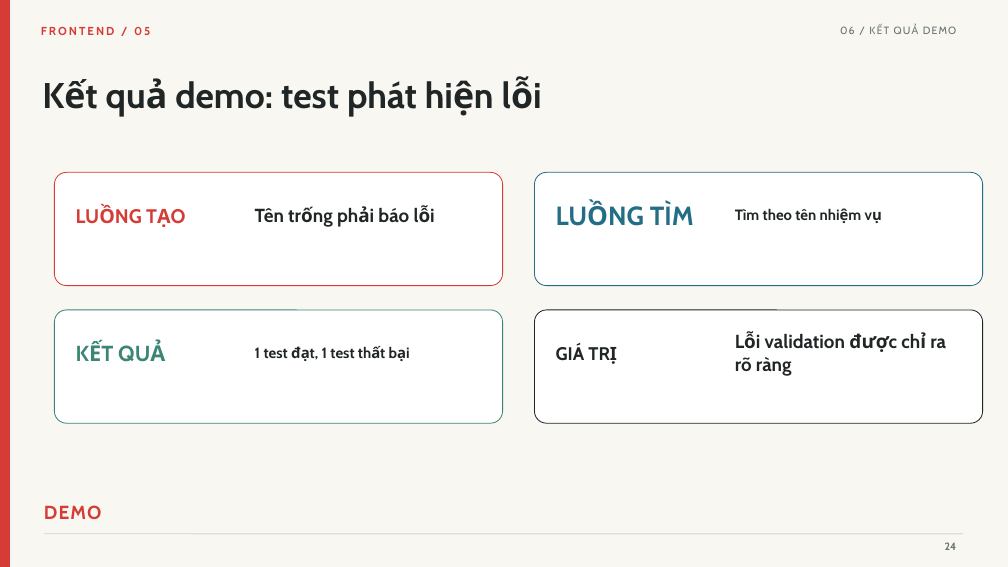
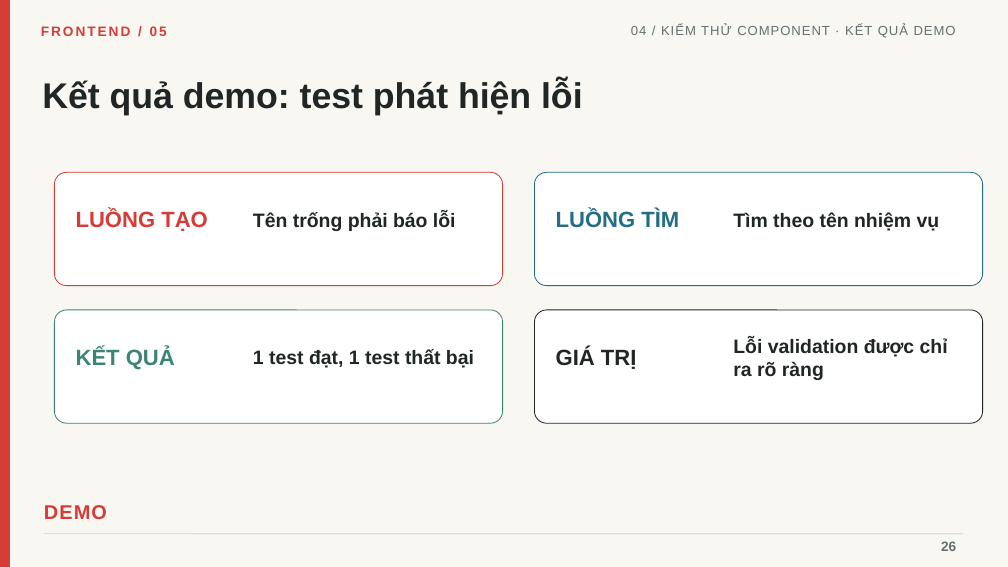
Before and after one commit to linhtn-spec/seminar-nextjs, a slide deck: slide 26 of Seminar_05_Frontend_Roadmap_Tieng_Viet_Da_Chinh_Sua.pptx (slide 24 before the commit). Drawn at 1008x567 pixels with LibreOffice and Linux fonts; fonts in the diff are those of the drawing. Boxes give left, top, right and bottom in pixels: in the first picture for what was removed or moved away, otherwise in the second. Text is boxed around its words. In the diff, an @@ line names an element or a change of style, - is before the commit and + after.

```diff
--- a/Seminar_05_Frontend_Roadmap_Tieng_Viet_Da_Chinh_Sua.pptx
+++ b/Seminar_05_Frontend_Roadmap_Tieng_Viet_Da_Chinh_Sua.pptx
@@ text "FRONTEND / 05" at box(41, 26, 167, 36): size 11 to 13 pt, font Cabin to Arial @@
@@ text at box(631, 25, 956, 38): text changed; size 10 to 12.5 pt; font Cabin to Arial @@
-06 / KẾT QUẢ DEMO
+04 / KIỂM THỬ COMPONENT · KẾT QUẢ DEMO
@@ text "Kết quả demo: test phát ..." at box(42, 80, 583, 115): font Cabin to Arial @@
@@ text "LUỒNG TẠO" at box(76, 210, 208, 231): size 18.7 to 21 pt, font Cabin to Arial @@
@@ text "Tên trống phải báo lỗi" at box(253, 212, 456, 231): size 18 to 18.5 pt, font Cabin to Arial @@
@@ text "LUỒNG TÌM" at box(556, 210, 679, 228): size 25 to 21 pt, font Cabin to Arial @@
@@ text "Tìm theo tên nhiệm vụ" at box(733, 212, 940, 231): size 14.2 to 18.5 pt, font Cabin to Arial @@
@@ text "KẾT QUẢ" at box(76, 347, 175, 370): size 20.8 to 21 pt, font Cabin to Arial @@
@@ text "1 test đạt, 1 test ..." at box(253, 349, 474, 368): size 14.2 to 18.5 pt, font Cabin to Arial @@
@@ text "GIÁ TRỊ" at box(556, 347, 636, 369): size 17.4 to 21 pt, font Cabin to Arial @@
@@ text "Lỗi validation được chỉ ra ..." at box(733, 338, 948, 380): size 18 to 18.5 pt, font Cabin to Arial @@
@@ text "DEMO" at box(44, 505, 107, 519): size 18 to 19 pt, font Cabin to Arial @@
@@ text added at box(941, 541, 956, 551), 13 pt, text #66706E, bold @@
+26
@@ text removed at box(945, 542, 957, 550) @@
-24
```
Also in this commit, not shown: 23 other slides changed, 3 slides added, 6 other files.
